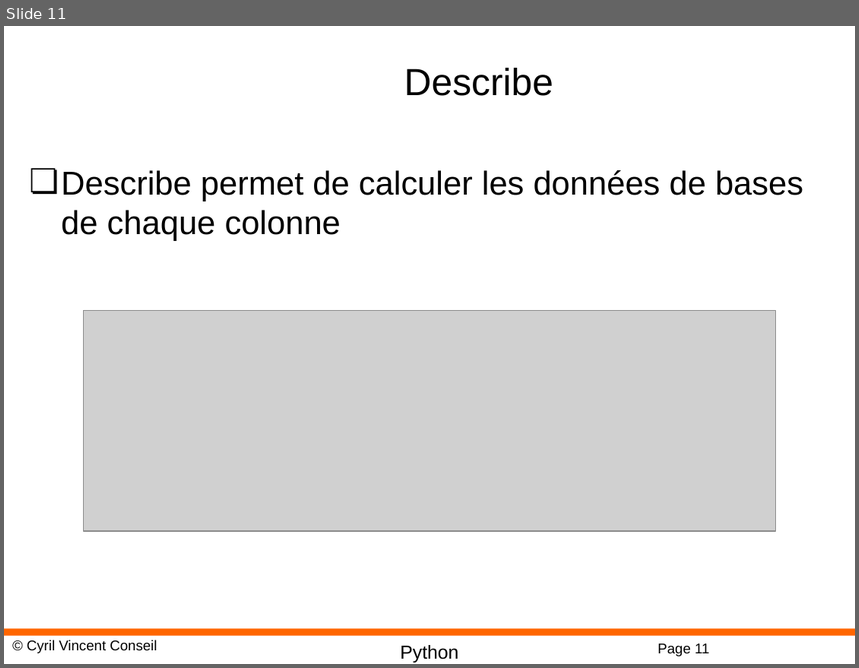
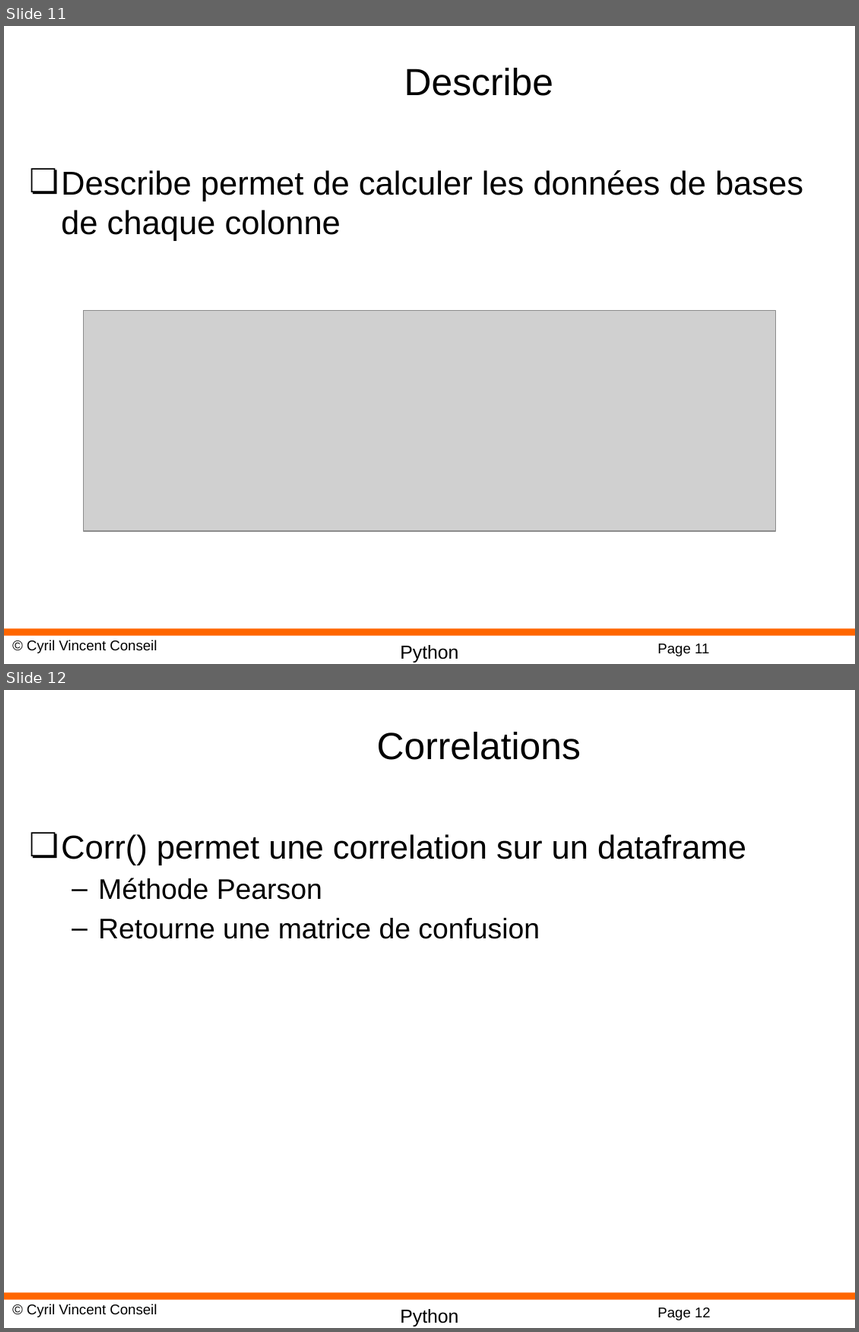
Before and after one commit to cyrilvincent/ML, a slide deck: PPT/MachineLearning12-Pandas.pptx. Shown one above the other, each under a label of ours: slide 11 before the commit, slides 11 and 12 after it. The pictures are 859x668 and 859x1332 pixels, drawn with LibreOffice and Linux fonts; fonts in the diff are those of the drawing; grey boxes stand for pictures; background and template pictures are left out. Boxes give left, top, right and bottom in pixels: in the first picture for what was removed or moved away, otherwise in the second. Text is boxed around its words. In the diff, an @@ line names an element or a change of style, - is before the commit and + after.

```diff
--- a/PPT/MachineLearning12-Pandas.pptx
+++ b/PPT/MachineLearning12-Pandas.pptx
@@ slide 12 added at [4,690,855,1328], background #FFFFFF; not listed: 4 template elements that a slide beside it also shows @@
@@ title added at [377,732,581,760], 32 pt, text #000000 @@
+Correlations
@@ text added at [61,834,747,939], 24 pt, text #000000 @@
+❏ Corr() permet une correlation sur un dataframe
+  – Méthode Pearson
+  – Retourne une matrice de confusion
```
Also in this commit, not shown: 2 slides removed, 3 other files.
